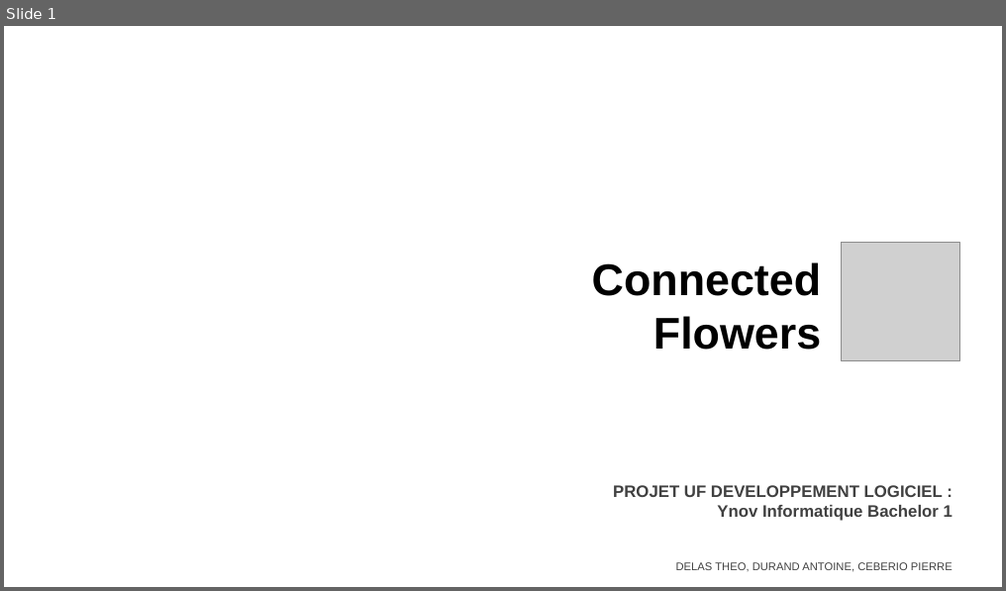
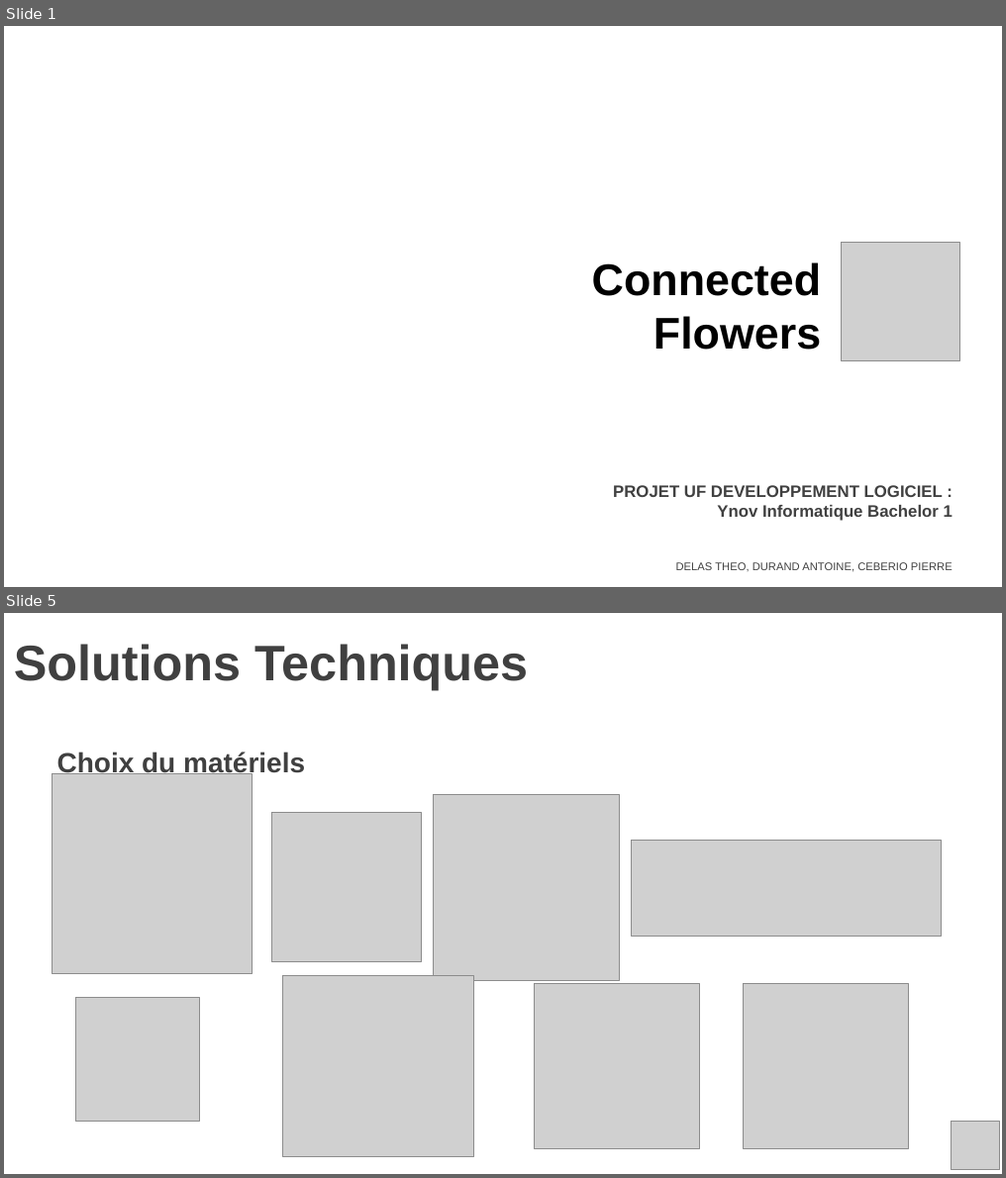
Before and after one commit to theoDELAS/Plante_Connectee, a slide deck: pres_plante_co.pptx. Shown one above the other, each under a label of ours: slide 1 before the commit, slides 1 and 5 after it; the slides between them are not shown. The pictures are 1006x591 and 1006x1178 pixels, drawn with LibreOffice and Linux fonts; fonts in the diff are those of the drawing; grey boxes stand for pictures; background and template pictures are left out. Boxes give left, top, right and bottom in pixels: in the first picture for what was removed or moved away, otherwise in the second. Text is boxed around its words. In the diff, an @@ line names an element or a change of style, - is before the commit and + after.

```diff
--- a/pres_plante_co.pptx
+++ b/pres_plante_co.pptx
@@ slide 5 added at bbox=[4, 613, 1002, 1174], background picture (left out) @@
@@ title added at bbox=[14, 644, 528, 690], 36 pt, text #404040, bold @@
+Solutions Techniques
@@ text added at bbox=[57, 751, 305, 777], 20 pt, text #404040, bold @@
+Choix du matériels
@@ picture added at bbox=[52, 774, 252, 974] @@
@@ picture added at bbox=[271, 813, 421, 962] @@
@@ picture added at bbox=[433, 794, 620, 981] @@
@@ picture added at bbox=[631, 841, 941, 937] @@
@@ picture added at bbox=[76, 998, 200, 1122] @@
@@ picture added at bbox=[283, 976, 474, 1157] @@
@@ picture added at bbox=[534, 984, 699, 1149] @@
@@ picture added at bbox=[743, 983, 908, 1149] @@
@@ picture added at bbox=[951, 1122, 999, 1169] @@
```
Also in this commit, not shown: 2 slides changed, 7 other slides added.
